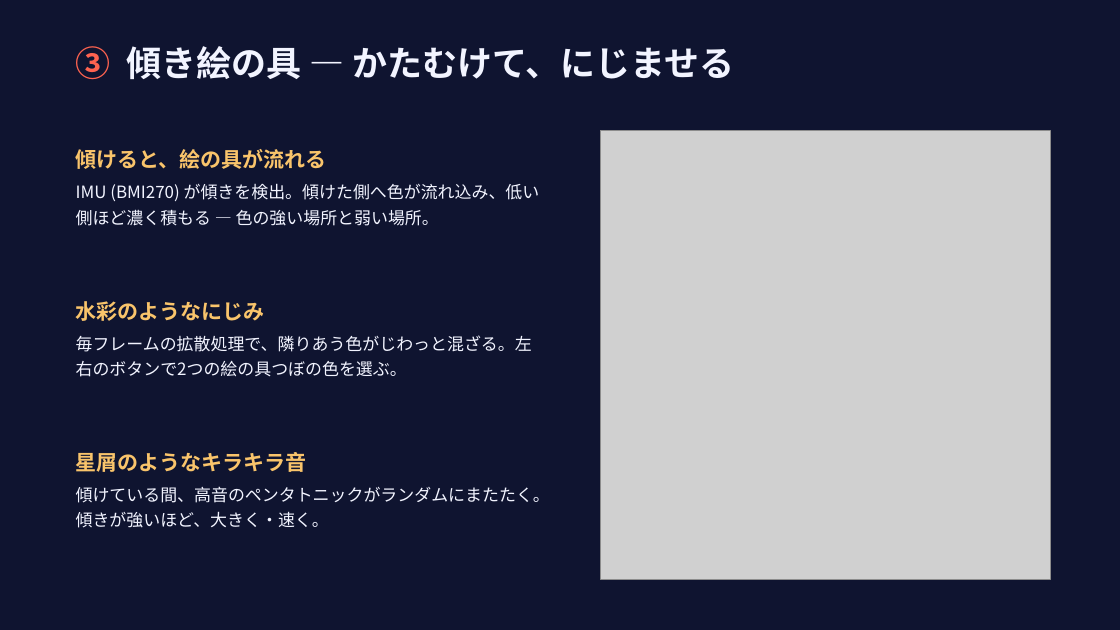
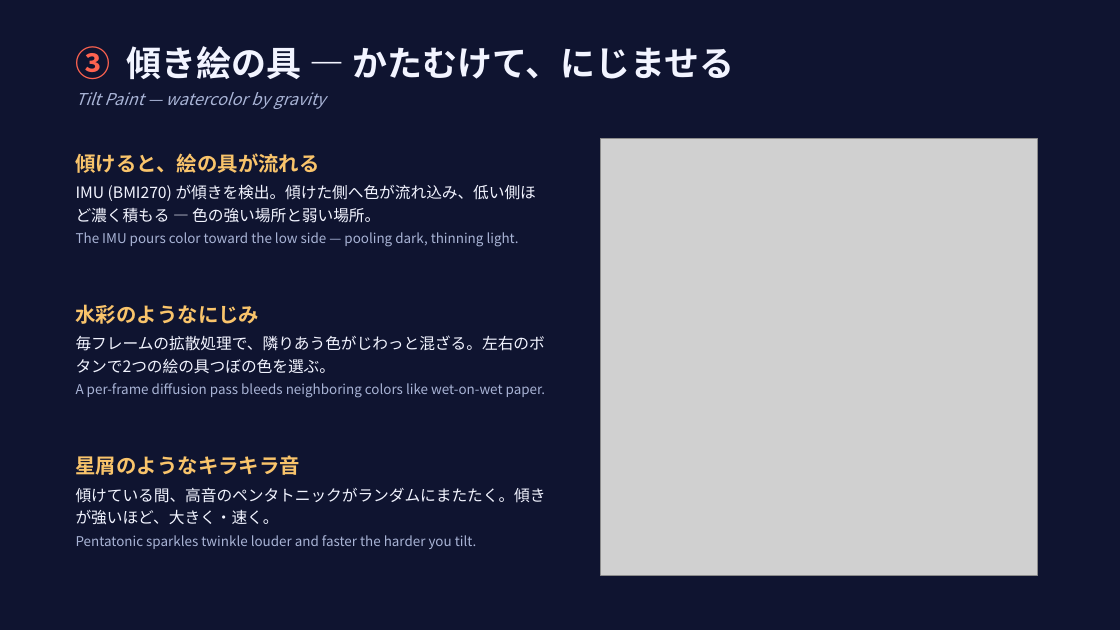
Before and after one commit to aokko2000/iroirotokei, a slide deck: slide 6 of docs/iroirotokei_contest_slides.pptx (slide 5 before the commit). Drawn at 1120x630 pixels with LibreOffice and Linux fonts; fonts in the diff are those of the drawing; grey boxes stand for pictures. Boxes give left, top, right and bottom in pixels: in the first picture for what was removed or moved away, otherwise in the second. Text is boxed around its words. In the diff, an @@ line names an element or a change of style, - is before the commit and + after.

Commit message:
Bilingual (JP/EN) contest slides with real device photos

```diff
--- a/docs/iroirotokei_contest_slides.pptx
+++ b/docs/iroirotokei_contest_slides.pptx
@@ text added at bbox=[76, 92, 325, 109], 14 pt, text #A9B4D6, italic @@
+Tilt Paint — watercolor by gravity
@@ picture: place and size @@
-picture at bbox=[601, 130, 1050, 580]
+picture at bbox=[601, 139, 1038, 576]
@@ text at bbox=[76, 153, 536, 223]: size 18 to 17.5 pt in "傾けると、絵の具が流れる"; size 14.5 to 13.5 pt in "IMU (BMI270) が傾きを検出。傾けた側へ色が流れ込み、低い側ほど濃く積もる — 色の強い場所と弱い場所。"; less space between paragraphs; line spacing 1.25 to 1.2; more space between paragraphs @@
@@ text at bbox=[76, 232, 519, 247]: paragraph added @@
+The IMU pours color toward the low side — pooling dark, thinning light.
@@ text at bbox=[76, 304, 545, 373]: size 18 to 17.5 pt in "水彩のようなにじみ"; size 14.5 to 13.5 pt in "毎フレームの拡散処理で、隣りあう色がじわっと混ざる。左右のボタンで2つの絵の具つぼの色を選ぶ。"; less space between paragraphs; line spacing 1.25 to 1.2; more space between paragraphs @@
@@ text at bbox=[76, 383, 546, 398]: paragraph added @@
+A per-frame diffusion pass bleeds neighboring colors like wet-on-wet paper.
@@ text at bbox=[76, 455, 546, 524]: size 18 to 17.5 pt in "星屑のようなキラキラ音"; size 14.5 to 13.5 pt in "傾けている間、高音のペンタトニックがランダムにまたたく。傾きが強いほど、大きく・速く。"; less space between paragraphs; line spacing 1.25 to 1.2; more space between paragraphs @@
@@ text at bbox=[76, 535, 476, 549]: paragraph added @@
+Pentatonic sparkles twinkle louder and faster the harder you tilt.
```
Also in this commit, not shown: 9 other slides changed, 1 slide added.
